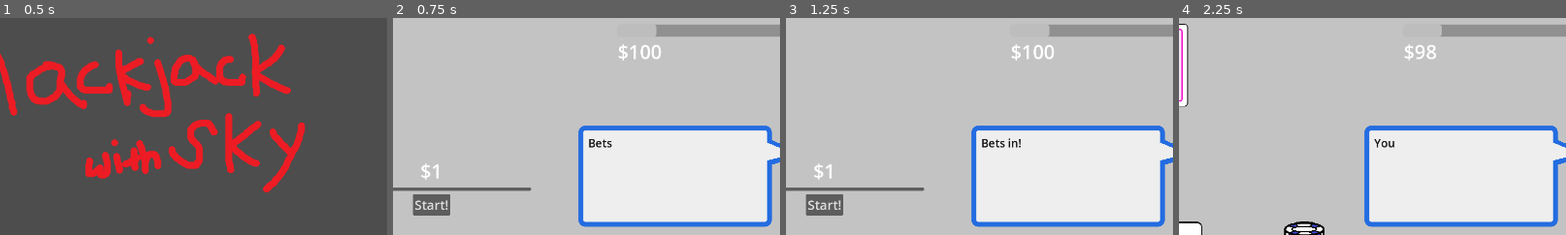
Above: before the commit, frames 1-4 (left to right).
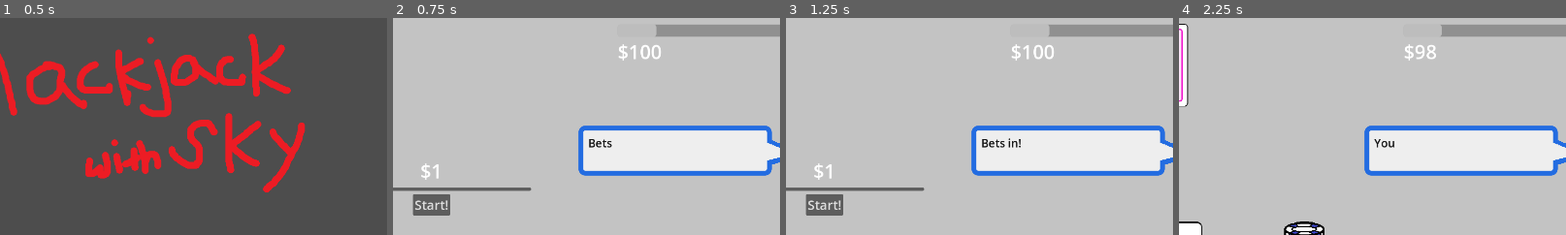
Above: after the commit, the same moments.

Repository: Tofutush/blackjack-with-sky
Game: Godot game, scene res://scenes/Start/Start.tscn
Two runs of this game, one before a commit and one after it. Both use one fixed random seed, a clock stepped at 60 frames per second and the inputs below.
Inputs:
- Up to frame 1 (0.5 s): no input
- Up to frame 2 (0.75 s): click "Start" at 0.5 s
- Up to frame 3 (1.25 s): no input
- Up to frame 4 (2.25 s): click "Start!" at 1.25 s; click "Split" at 2 s
The pictures show only the part of the screen within x 10-60%, y 3-53%; the shares and areas given below are measured in that part.

Frame 1 is identical in both runs. In frame 2, 13% of the frame differs, in the area x 47-98%, y 69-97%; in frame 3, 13%; in frame 4, 13%.

Commit message:
dialog sizing

Diff:
--- a/scenes/Dialog/Dialog.tscn
+++ b/scenes/Dialog/Dialog.tscn
@@ -1,8 +1,24 @@
-[gd_scene load_steps=4 format=3 uid="uid://dvsn2prfxngft"]
+[gd_scene load_steps=5 format=3 uid="uid://dvsn2prfxngft"]
 
 [ext_resource type="Script" uid="uid://cqkl406yvf13u" path="res://scenes/Dialog/dialog.gd" id="1_bx2yw"]
 [ext_resource type="Texture2D" uid="uid://b82n8dd4055hr" path="res://assets/tail back.png" id="1_ptdee"]
 [ext_resource type="Texture2D" uid="uid://d3ci1impmd3av" path="res://assets/tail front.png" id="2_u13j6"]
+
+[sub_resource type="StyleBoxFlat" id="StyleBoxFlat_bx2yw"]
+bg_color = Color(0.93333334, 0.93333334, 0.93333334, 1)
+border_width_left = 12
+border_width_top = 12
+border_width_right = 12
+border_width_bottom = 12
+border_color = Color(0.13725491, 0.42352942, 0.88235295, 1)
+corner_radius_top_left = 16
+corner_radius_top_right = 16
+corner_radius_bottom_right = 16
+corner_radius_bottom_left = 16
+expand_margin_left = 12.0
+expand_margin_top = 12.0
+expand_margin_right = 12.0
+expand_margin_bottom = 12.0
 
 [node name="Dialog" type="Control"]
 layout_mode = 3
@@ -18,18 +34,13 @@
 offset_bottom = 103.0
 texture = ExtResource("1_ptdee")
 
-[node name="PanelContainer" type="PanelContainer" parent="."]
+[node name="RichTextLabel" type="RichTextLabel" parent="."]
+clip_contents = false
 custom_minimum_size = Vector2(0, 100)
-layout_mode = 1
-anchors_preset = 1
-anchor_left = 1.0
-anchor_right = 1.0
+layout_mode = 0
 offset_left = -455.0
-offset_bottom = 227.0
-grow_horizontal = 0
-
-[node name="RichTextLabel" type="RichTextLabel" parent="PanelContainer"]
-layout_mode = 2
+offset_bottom = 46.0
+theme_override_styles/normal = SubResource("StyleBoxFlat_bx2yw")
 bbcode_enabled = true
 text = "Hello I am Sky I am your dealer I am your God bow down to me"
 fit_content = true
--- a/scenes/Dialog/dialog.gd
+++ b/scenes/Dialog/dialog.gd
@@ -2,7 +2,7 @@
 class_name Dialog
 ## dialog class for sky talking
 
-@onready var rich_text_label: RichTextLabel = $PanelContainer/RichTextLabel ## dialog text
+@onready var rich_text_label: RichTextLabel = $RichTextLabel ## dialog text
 @onready var timer: Timer = $Timer ## timer for typing
 
 signal dialog_finished ## emit after a dialog is done
Binary file removed: Screenshot 2025-10-18 150034.png
Not shown, removed: Screenshot 2025-10-18 150034.png.import
Not shown, changed: export_presets.cfg
